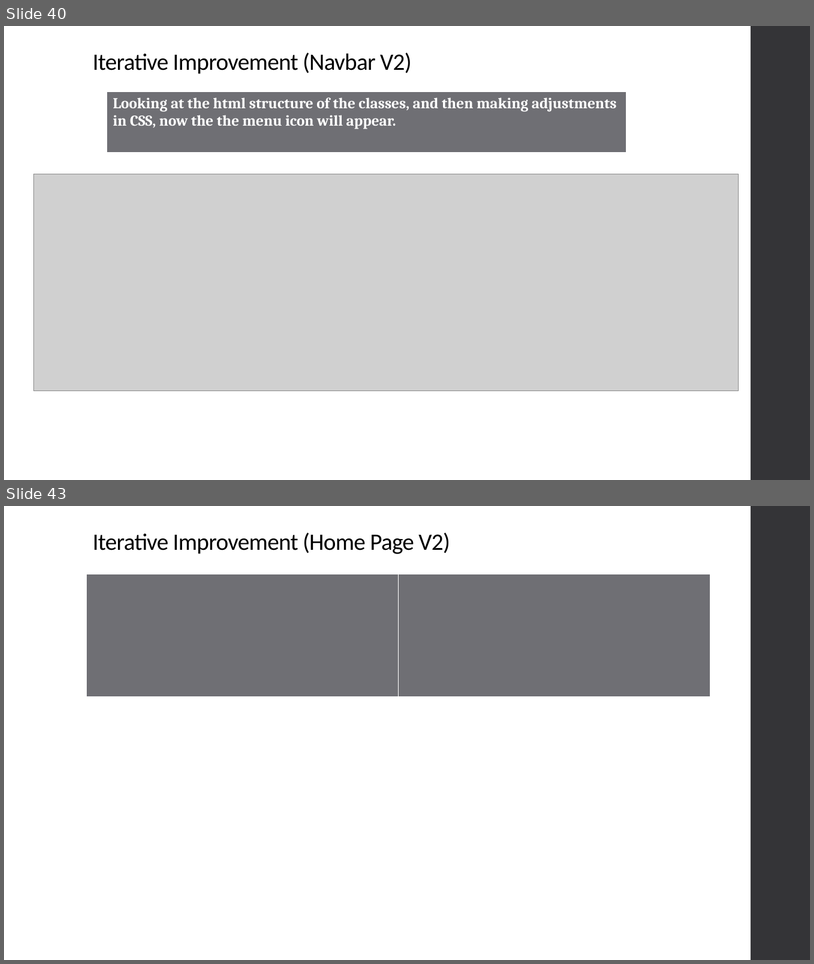
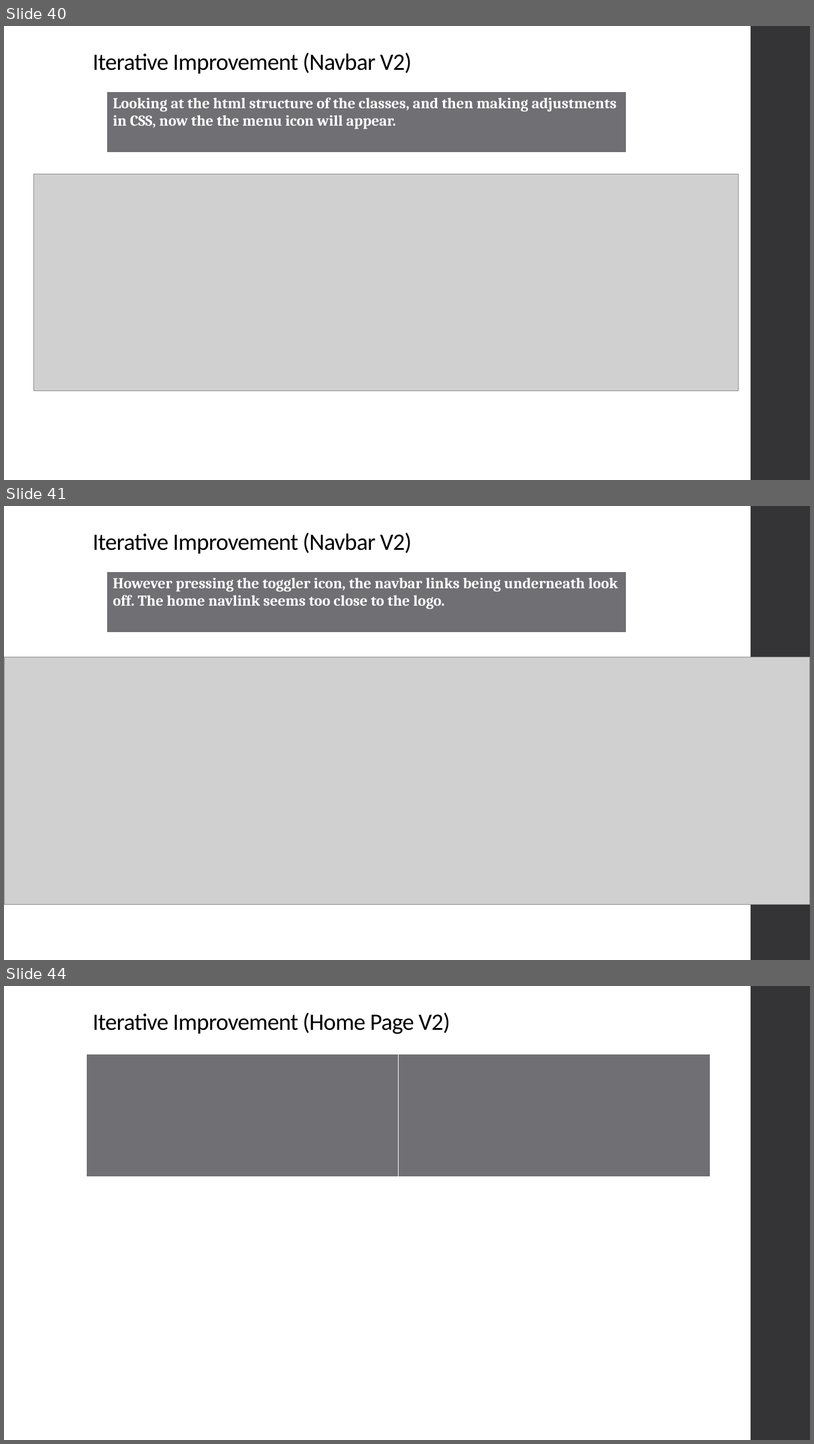
Before and after one commit to niuqaoJ-life/jollibee-fanpage, a slide deck: AS91903_91906_Evidence_Joaquin_Badenas.pptx. Shown one above the other, each under a label of ours: slides 40 and 43 before the commit, slides 40, 41 and 44 after it; the slides between them are not shown. The pictures are 814x964 and 814x1444 pixels, drawn with LibreOffice and Linux fonts; fonts in the diff are those of the drawing; grey boxes stand for pictures. Boxes give left, top, right and bottom in pixels: in the first picture for what was removed or moved away, otherwise in the second. Text is boxed around its words. In the diff, an @@ line names an element or a change of style, - is before the commit and + after.

Commit message:
added spacing between links in navbar

```diff
--- a/AS91903_91906_Evidence_Joaquin_Badenas.pptx
+++ b/AS91903_91906_Evidence_Joaquin_Badenas.pptx
@@ slide 41 added at [4,506,810,960], background #FFFFFF; not listed: 1 template element that a slide beside it also shows @@
@@ title added at [93,532,412,554], 28 pt, text #000000 @@
+Iterative Improvement (Navbar V2)
@@ table added at [107,572,627,634], 1 rows, 1 columns @@
+However pressing the toggler icon, the navbar links being underneath look off. The home navlink seems too close to the logo.
@@ picture added at [4,657,810,904] @@
@@ what was slide 43 is now slide 44 @@
```
Also in this commit, not shown: 1 slide changed, 1 other slide added, 1 slide removed, 1 other file.
